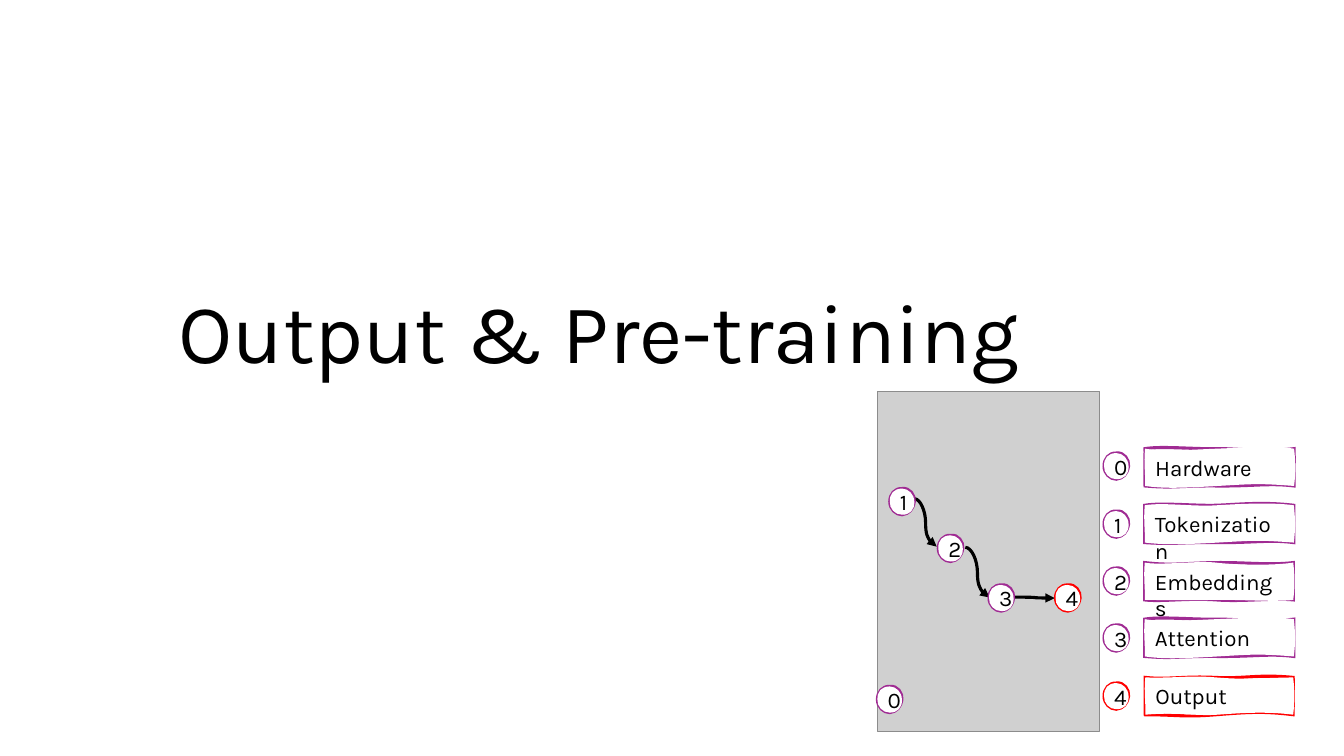
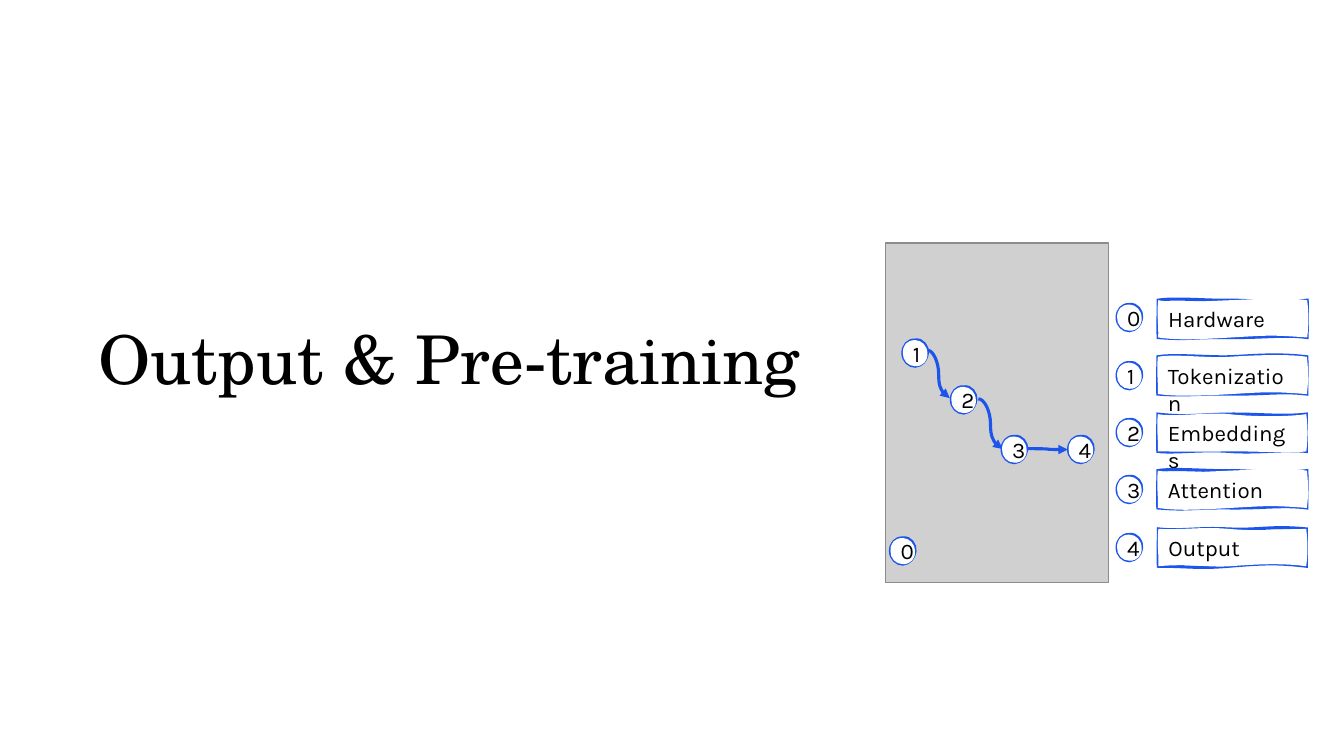
Before and after one commit to acceleratescience/large-language-models, a slide deck: slide 2 of slides/flsg/6-sampling-flsg.pptx. Drawn at 1344x756 pixels with LibreOffice and Linux fonts; fonts in the diff are those of the drawing; grey boxes stand for pictures; background and template pictures are left out. Boxes give left, top, right and bottom in pixels: in the first picture for what was removed or moved away, otherwise in the second. Text is boxed around its words. In the diff, an @@ line names an element or a change of style, - is before the commit and + after.

Commit message:
chore(slides): update formatting for 5 onwards slides

```diff
--- a/slides/flsg/6-sampling-flsg.pptx
+++ b/slides/flsg/6-sampling-flsg.pptx
@@ title "Output & Pre-training" moved from (x1=178, y1=305, x2=1019, y2=383) to (x1=98, y1=334, x2=800, y2=398) @@
@@ title "Output & Pre-training" at (x1=98, y1=334, x2=800, y2=398): size 60 to 48 pt, font Karla to TeX Gyre Schola @@
@@ picture moved from (x1=877, y1=391, x2=1100, y2=731) to (x1=886, y1=243, x2=1109, y2=583) @@
@@ outline #A02B93 2.25 pt to #1B55EB 2.25 pt in 12 elements at (x1=890, y1=538, x2=914, y2=565), (x1=1158, y1=357, x2=1308, y2=394), (x1=1158, y1=471, x2=1308, y2=508), (x1=1158, y1=300, x2=1308, y2=338), (x1=1002, y1=437, x2=1026, y2=463), (x1=952, y1=387, x2=976, y2=413), (x1=1117, y1=304, x2=1141, y2=331), (x1=1117, y1=363, x2=1141, y2=389), (x1=1117, y1=477, x2=1141, y2=503), (x1=1158, y1=414, x2=1307, y2=452), (x1=1117, y1=419, x2=1141, y2=446), (x1=903, y1=340, x2=928, y2=366) @@
@@ 15 freeform shapes, 3 curved arrows moved together from (x1=877, y1=449, x2=1295, y2=715) to (x1=890, y1=300, x2=1308, y2=567) @@
@@ curved arrow (928, 350) - (950, 398): stroke #000000 2.25 pt to #1B55EB 2.25 pt @@
@@ curved arrow (979, 399) - (1003, 449): stroke #000000 2.25 pt to #1B55EB 2.25 pt @@
@@ curved arrow (1028, 449) - (1068, 450): stroke #000000 2.25 pt to #1B55EB 2.25 pt @@
@@ outline #FF0000 2.25 pt to #1B55EB 2.25 pt in 3 elements at (x1=1158, y1=529, x2=1307, y2=567), (x1=1069, y1=437, x2=1093, y2=463), (x1=1117, y1=534, x2=1141, y2=561) @@
```
Also in this commit, not shown: 25 other slides changed, 1 other file.
